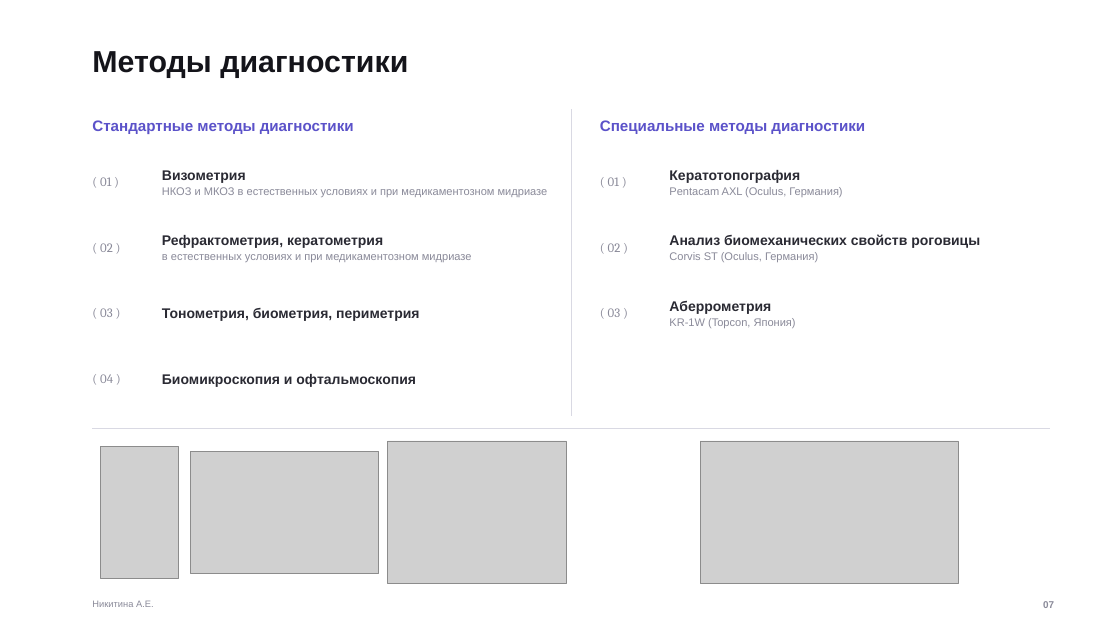
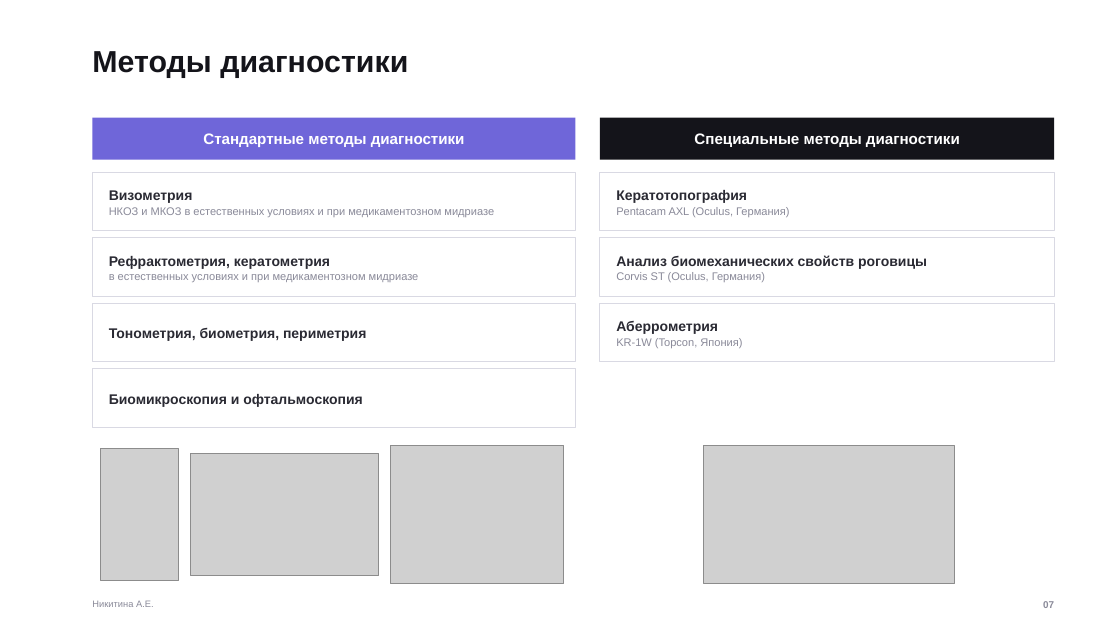
Before and after one commit to anastasianik2403-source/Mixed-astigmatism-calculator, a slide deck: slide 7 of presentations/Template7_Purple-Minimal.pptx. Drawn at 1120x630 pixels with LibreOffice and Linux fonts; fonts in the diff are those of the drawing; grey boxes stand for pictures; background and template pictures are left out. Boxes give left, top, right and bottom in pixels: in the first picture for what was removed or moved away, otherwise in the second. Text is boxed around its words. In the diff, an @@ line names an element or a change of style, - is before the commit and + after.

```diff
--- a/presentations/Template7_Purple-Minimal.pptx
+++ b/presentations/Template7_Purple-Minimal.pptx
@@ rectangle added at <box>92,118,576,160</box>, fill #6F66D9 @@
@@ text "Стандартные методы диагностики": place and size @@
-text "Стандартные методы диагностики" at <box>92,120,354,134</box>
+text "Стандартные методы диагностики" at <box>203,133,465,147</box>
@@ text "Стандартные методы диагностики" at <box>203,133,465,147</box>: text colour #5B52C9 to #FFFFFF; alignment left to centre @@
@@ line removed from (571, 109) to (571, 416) @@
@@ rectangle added at <box>600,118,1054,160</box>, fill #14141A @@
@@ text "Специальные методы диагностики" at <box>694,133,960,147</box>: text colour #5B52C9 to #FFFFFF; alignment left to centre @@
@@ text "Специальные методы диагностики": place and size @@
-text "Специальные методы диагностики" at <box>600,120,865,134</box>
+text "Специальные методы диагностики" at <box>694,133,960,147</box>
@@ rectangle added at <box>92,172,576,231</box>, fill #FFFFFF, outline #D9D9E3 0.9 pt @@
@@ text removed at <box>100,177,111,186</box> @@
-( 01 )
@@ text "Визометрия": place and size @@
-text "Визометрия" at <box>162,170,548,197</box>
+text "Визометрия" at <box>109,190,494,217</box>
@@ rectangle added at <box>600,172,1054,231</box>, fill #FFFFFF, outline #D9D9E3 0.9 pt @@
@@ text removed at <box>608,177,619,186</box> @@
-( 01 )
@@ text "Кератотопография": place and size @@
-text "Кератотопография" at <box>669,170,842,197</box>
+text "Кератотопография" at <box>616,190,789,217</box>
@@ rectangle added at <box>92,238,576,297</box>, fill #FFFFFF, outline #D9D9E3 0.9 pt @@
@@ text "Рефрактометрия, кератометрия": place and size @@
-text "Рефрактометрия, кератометрия" at <box>162,235,472,262</box>
+text "Рефрактометрия, кератометрия" at <box>109,256,419,282</box>
@@ rectangle added at <box>600,238,1054,297</box>, fill #FFFFFF, outline #D9D9E3 0.9 pt @@
@@ text "Анализ биомеханических свойств роговицы": place and size @@
-text "Анализ биомеханических свойств роговицы" at <box>669,234,980,262</box>
+text "Анализ биомеханических свойств роговицы" at <box>616,255,927,282</box>
@@ text removed at <box>100,243,113,252</box> @@
-( 02 )
@@ text removed at <box>608,243,621,252</box> @@
-( 02 )
@@ rectangle added at <box>92,303,576,362</box>, fill #FFFFFF, outline #D9D9E3 0.9 pt @@
@@ text removed at <box>100,308,113,317</box> @@
-( 03 )
@@ text "Тонометрия, биометрия, периметрия": place and size @@
-text "Тонометрия, биометрия, периметрия" at <box>162,308,419,321</box>
+text "Тонометрия, биометрия, периметрия" at <box>109,328,366,341</box>
@@ rectangle added at <box>600,303,1054,362</box>, fill #FFFFFF, outline #D9D9E3 0.9 pt @@
@@ text removed at <box>608,308,621,317</box> @@
-( 03 )
@@ text "Аберрометрия": place and size @@
-text "Аберрометрия" at <box>669,301,796,328</box>
+text "Аберрометрия" at <box>616,321,742,348</box>
@@ rectangle added at <box>92,369,576,428</box>, fill #FFFFFF, outline #D9D9E3 0.9 pt @@
@@ text removed at <box>100,374,113,383</box> @@
-( 04 )
@@ text "Биомикроскопия и офтальмоскопия": place and size @@
-text "Биомикроскопия и офтальмоскопия" at <box>162,374,416,387</box>
+text "Биомикроскопия и офтальмоскопия" at <box>109,394,363,407</box>
@@ line removed from (92, 429) to (1050, 429) @@
@@ picture: place and size @@
-picture at <box>388,441,566,584</box>
+picture at <box>391,445,564,584</box>
@@ picture: place and size @@
-picture at <box>700,441,958,584</box>
+picture at <box>704,445,954,584</box>
```
Also in this commit, not shown: 8 other slides changed, 17 other files.
